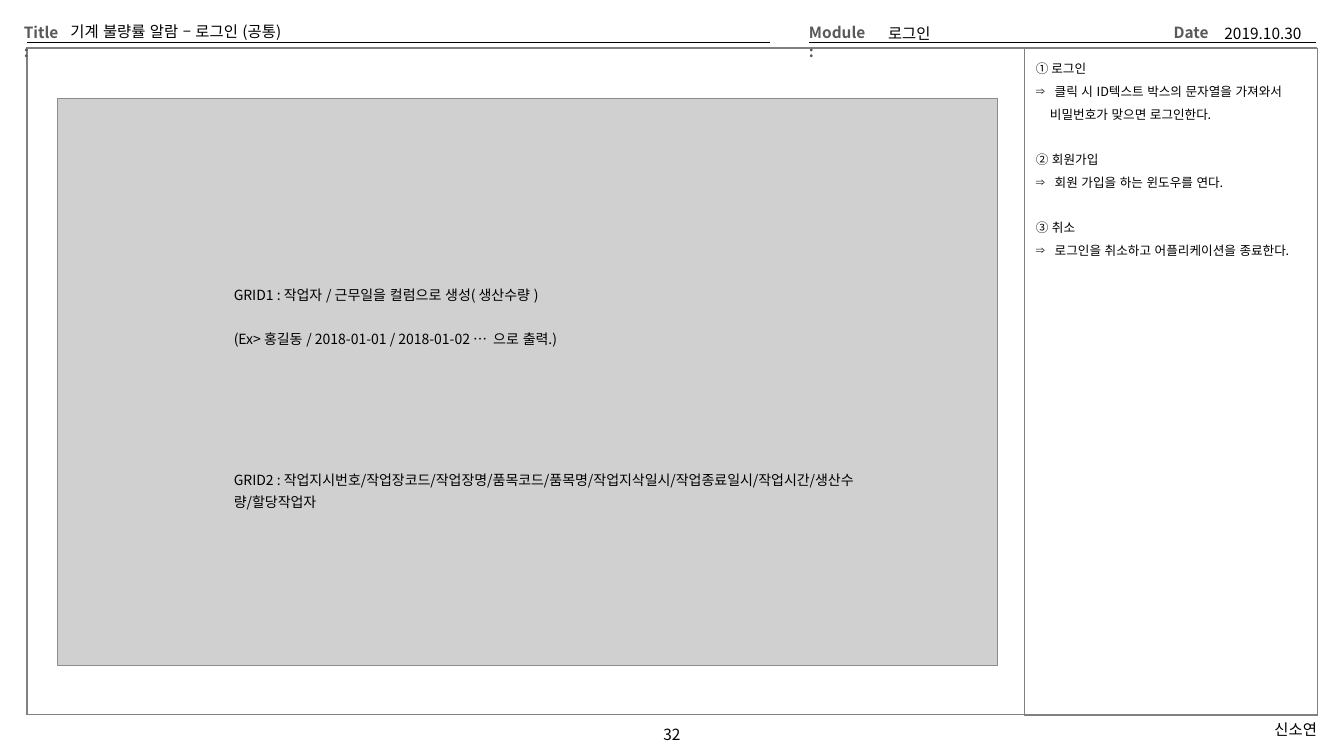
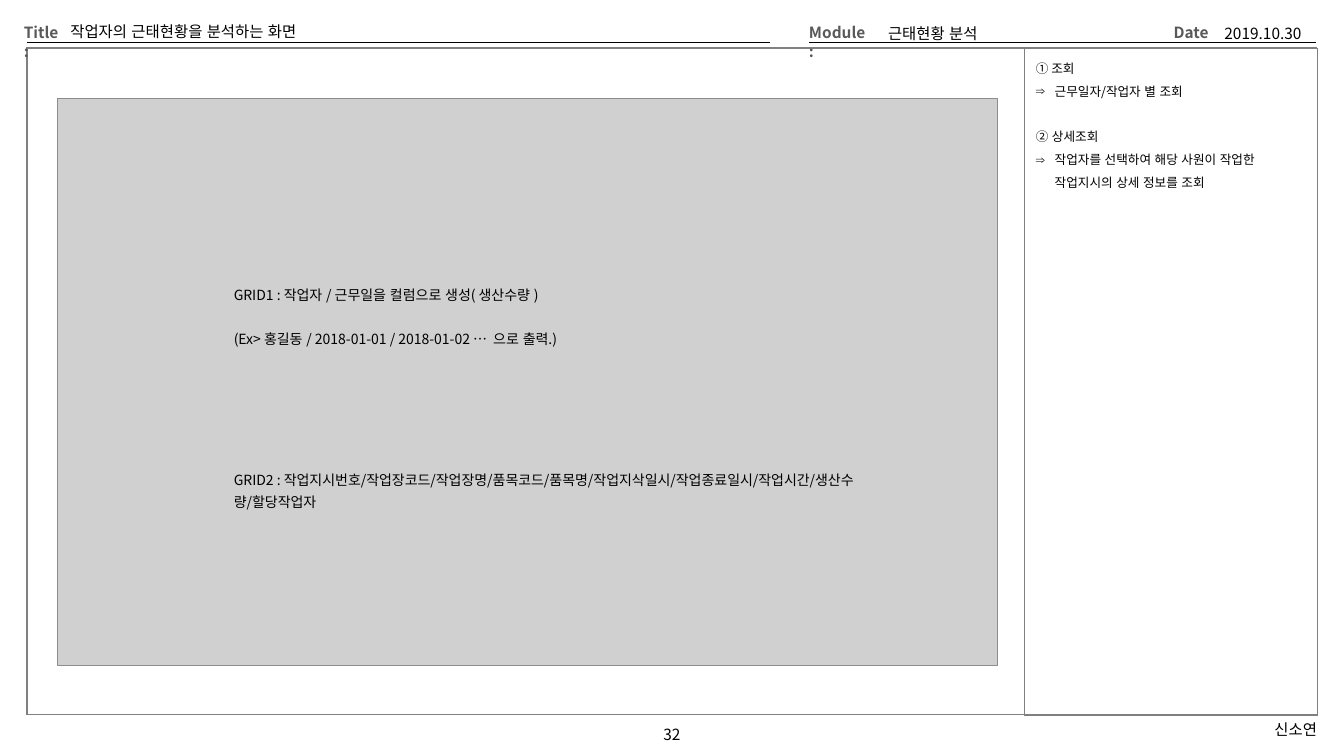
Before and after one commit to Cliedy-s/Team4, a slide deck: slide 32 of source/TEMP/Team4화면설계 - 오휘석.pptx. Drawn at 1344x756 pixels with LibreOffice and Linux fonts; fonts in the diff are those of the drawing; grey boxes stand for pictures. Boxes give left, top, right and bottom in pixels: in the first picture for what was removed or moved away, otherwise in the second. Text is boxed around its words. In the diff, an @@ line names an element or a change of style, - is before the commit and + after.

```diff
--- a/source/TEMP/Team4화면설계 - 오휘석.pptx
+++ b/source/TEMP/Team4화면설계 - 오휘석.pptx
@@ title at box(70, 24, 296, 39): text changed @@
-기계 불량률 알람 – 로그인 (공통)
+작업자의 근태현황을 분석하는 화면
@@ text at box(888, 26, 977, 43): text changed @@
-로그인
+근태현황 분석
@@ text at box(1036, 62, 1255, 188): text changed @@
-① 로그인
-⇒ 클릭 시 ID텍스트 박스의 문자열을 가져와서
-비밀번호가 맞으면 로그인한다.
-② 회원가입
-⇒ 회원 가입을 하는 윈도우를 연다.
-③ 취소
-⇒ 로그인을 취소하고 어플리케이션을 종료한다.
+① 조회
+⇒ 근무일자/작업자 별 조회
+② 상세조회
+⇒ 작업자를 선택하여 해당 사원이 작업한 작업지시의 상세 정보를 조회
```
Also in this commit, not shown: 15 other slides changed, 1 other file.
